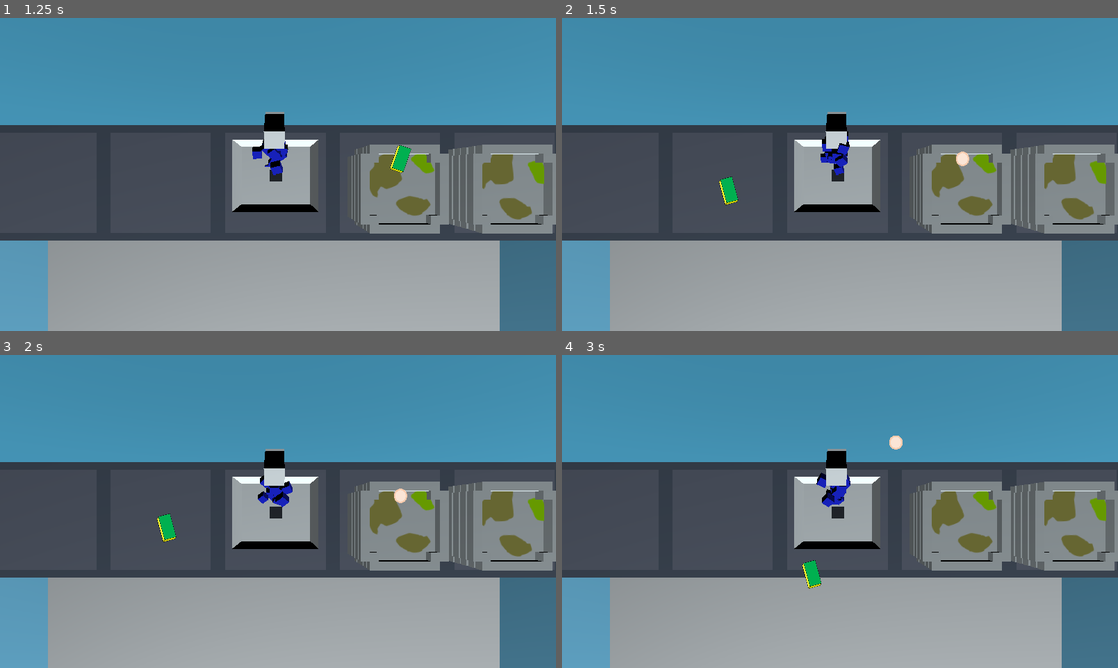
Above: before the commit, frames 1-4 (two rows, left to right).
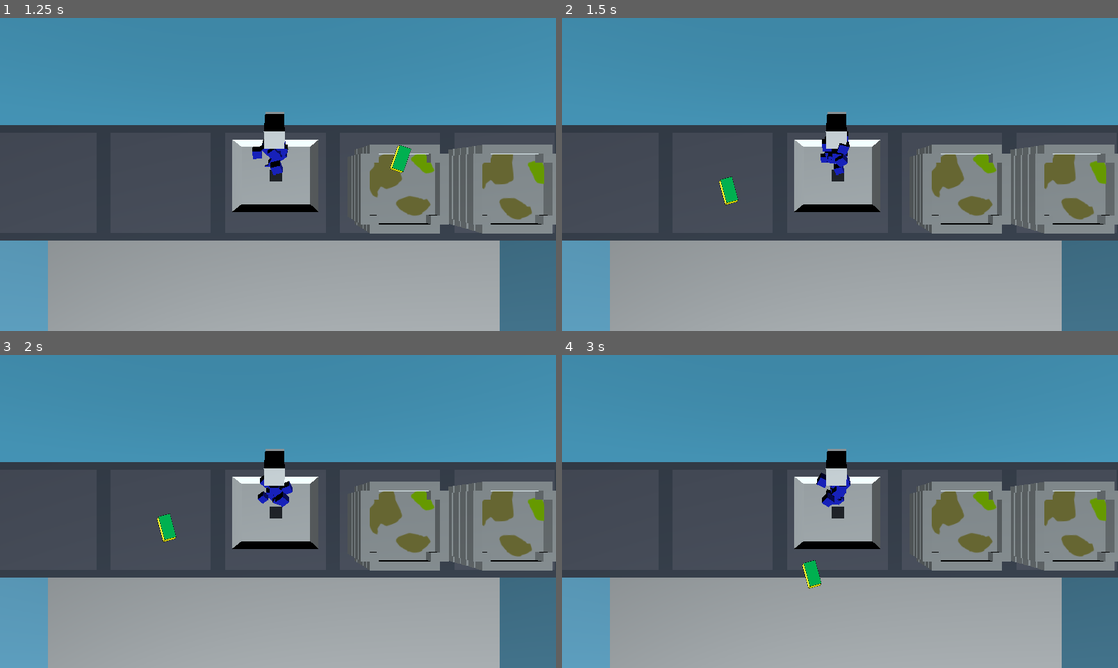
Above: after the commit, the same moments.

Repository: Idmihc/Do-your-chores
Game: Godot game, scene res://scenes/washingdishestest.tscn
The game is run twice, just before and just after one commit, with the same random seed, the same clock (stepped at 60 frames per second) and the same inputs.
Inputs (mouse positions are in pixels of both pictures, inside the frame that each line leads up to):
- Up to frame 1 (1.25 s): move the mouse to (400, 158) at 0.52 s; press the mouse at (400, 158) at 0.53 s; hold D (right) from 0.53 s (still down)
- Up to frame 2 (1.5 s): move the mouse to (728, 190) at 1.27 s; release D (right) at 1.28 s; release the mouse at (728, 190) at 1.28 s; hold S (backwards) from 1.28 s (still down); click (728, 190) at 1.35 s
- Up to frame 3 (2 s): keep holding S (backwards)
- Up to frame 4 (3 s): move the mouse to (895, 442) at 2.02 s; release S (backwards) at 2.03 s; press the mouse at (895, 442) at 2.03 s; hold D (right) 2.03-2.78 s; tap Tab (show) at 2.1 s; move the mouse to (812, 574) at 2.77 s; release the mouse at (812, 574) at 2.78 s; hold W (forward) from 2.78 s (still down); click (812, 574) at 2.85 s

Frame 1 is identical in both runs. In frame 2, less than 0.1% of the frame differs, in the area x 70-74%, y 42-48%; in frame 3, less than 0.1%; in frame 4, less than 0.1%.

Commit message:
scrubarea

Diff:
--- a/scripts/washingdishestest.gd
+++ b/scripts/washingdishestest.gd
@@ -19,15 +19,19 @@
 	Global.playerRot = 90
 	Input.set_mouse_mode(Input.MOUSE_MODE_HIDDEN)
 
+#800 to 1100, 440 to 750
 # Called every frame. 'delta' is the elapsed time since the previous frame.
 func _process(delta: float) -> void:
 	spongeNode.position = mousePos
 	if Input.is_action_pressed("interact"):
 		sponge.play("scrubbing")
-		bubbles.emitting = true
-		if scrubbing_sound.playing == false:
-			scrubbing_sound.pitch_scale = randf_range(0.75,1.25)
-			scrubbing_sound.play()
+		if (mousePos.x >= 800) and (mousePos.x <= 1100) and (mousePos.y >= 440) and (mousePos.y <= 750):
+			bubbles.emitting = true
+			if scrubbing_sound.playing == false:
+				scrubbing_sound.pitch_scale = randf_range(0.75,1.25)
+				scrubbing_sound.play()
+		else:
+			bubbles.emitting = false
 	else:
 		sponge.play("idle")
 		bubbles.emitting = false
